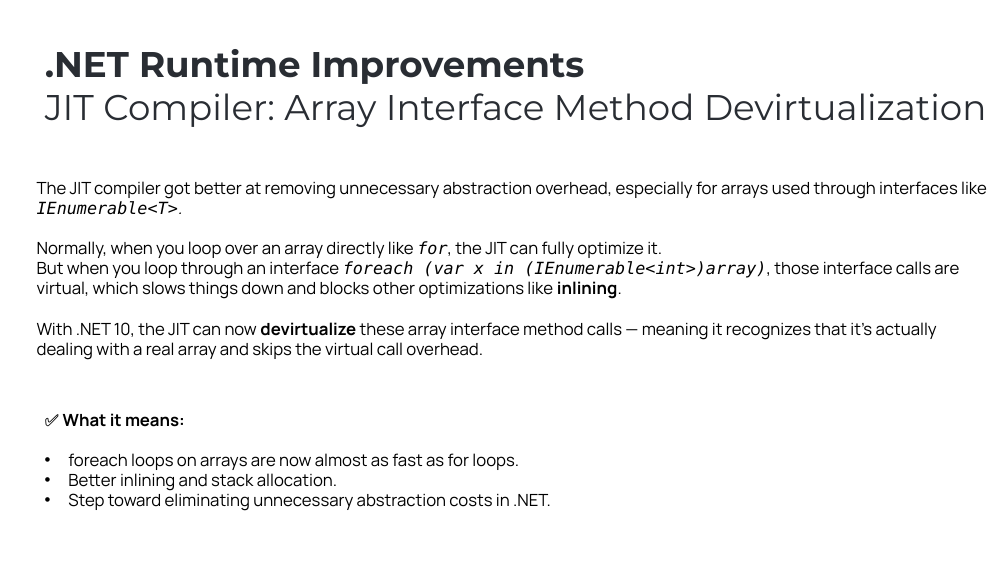
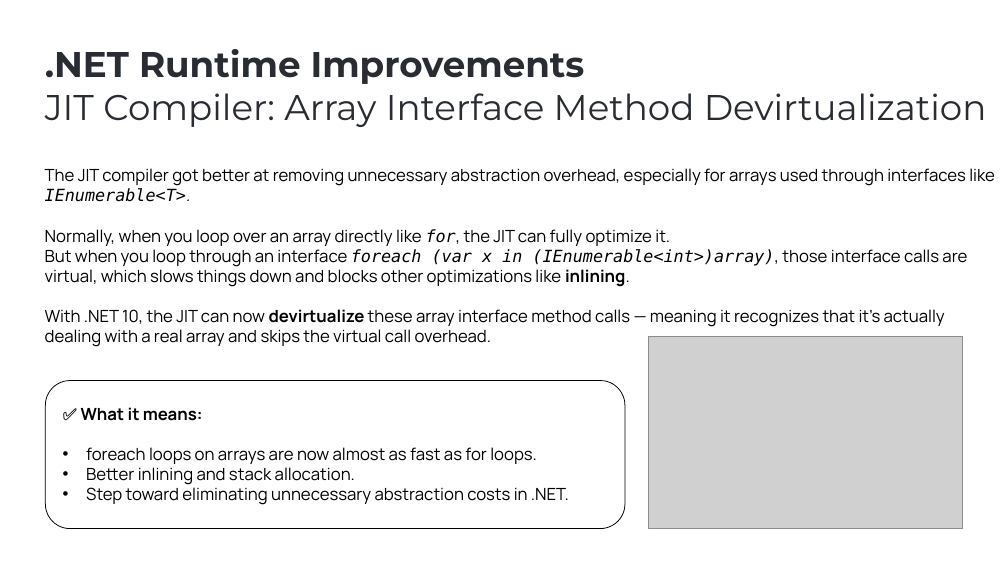
Before and after one commit to ebicoglu/presentations, a slide deck: slide 14 of abp-community-talks-2025.09.pptx. Drawn at 1008x567 pixels with LibreOffice and Linux fonts; fonts in the diff are those of the drawing; grey boxes stand for pictures; background and template pictures are left out. Boxes give left, top, right and bottom in pixels: in the first picture for what was removed or moved away, otherwise in the second. Text is boxed around its words. In the diff, an @@ line names an element or a change of style, - is before the commit and + after.

```diff
--- a/abp-community-talks-2025.09.pptx
+++ b/abp-community-talks-2025.09.pptx
@@ text "The JIT compiler got better ..." moved from (x1=37, y1=181, x2=987, y2=360) to (x1=45, y1=168, x2=995, y2=347) @@
@@ picture added at (x1=649, y1=337, x2=963, y2=529) @@
@@ rounded rectangle added at (x1=45, y1=380, x2=625, y2=529), outline #000000 0.75 pt @@
@@ text "✅ What it means:" moved from (x1=63, y1=413, x2=551, y2=511) to (x1=81, y1=407, x2=569, y2=505) @@
```
Also in this commit, not shown: 16 other slides changed, 2 slides added, 1 slide removed.
